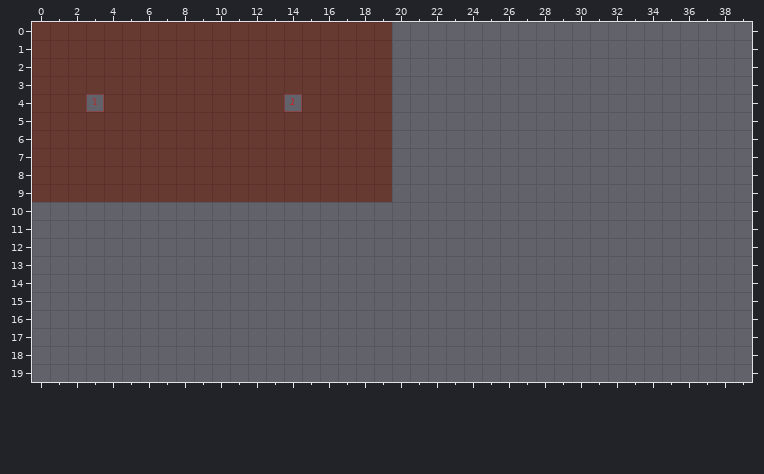
Tiled map -- assets/maps/map1.tmx. That is the earlier state.
Cells are 32x32 px. Shown: x 0..39, y 0..19. The old version is drawn lined up with the new one.
New version:
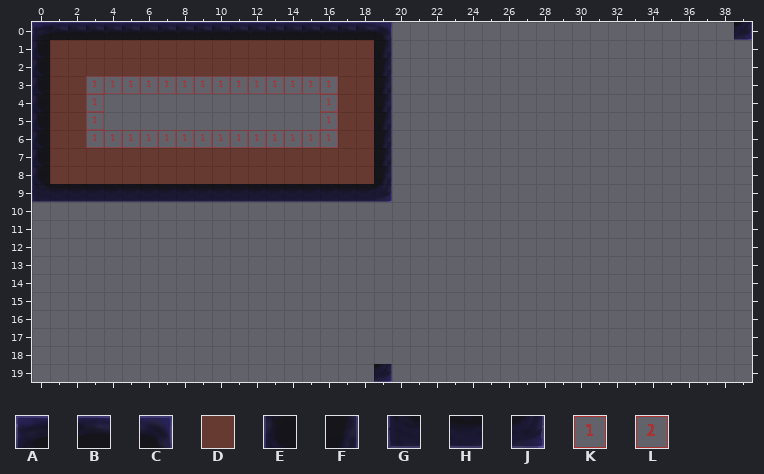
Key: from "test_tile_map-sheet": A 4, B 5, C 6, D 11, E 14, F 16, G 24, H 25, J 26, K 28, L 29.
_ is an empty cell.
The author wrote: changed map to allow for a border
The edit:
map size 20x10 -> 40x20 cells
Layer "Tile Layer 1":
y 0: x 0..19 DDDDDDDDDDDDDDDDDDDD -> ABBBBBBBBBBBBBBBBBBC; x 39 _ -> J
y 1..2: x 0 D -> E; x 19 D -> F
y 3: x 0 D -> E; x 3..16 DDDDDDDDDDDDDD -> KKKKKKKKKKKKKK; x 19 D -> F
y 4: x 0 D -> E; x 4..16 DDDDDDDDDDLDD -> ____________K; x 19 D -> F
y 5: x 0 D -> E; x 3..16 DDDDDDDDDDDDDD -> K____________K; x 19 D -> F
y 6: x 0 D -> E; x 3..16 DDDDDDDDDDDDDD -> KKKKKKKKKKKKKK; x 19 D -> F
y 7..8: x 0 D -> E; x 19 D -> F
y 9: x 0..19 DDDDDDDDDDDDDDDDDDDD -> GHHHHHHHHHHHHHHHHHHJ
y 19: x 19 _ -> J
